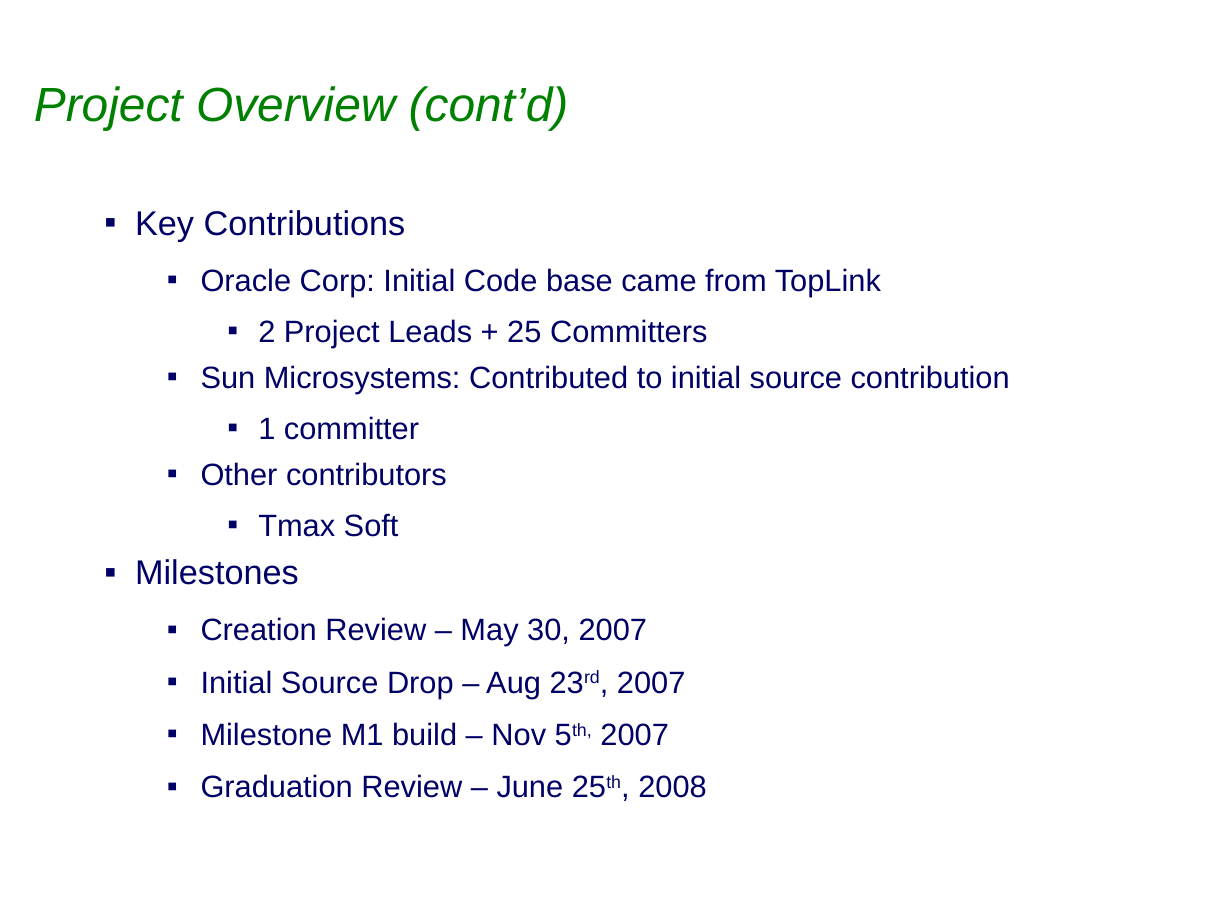
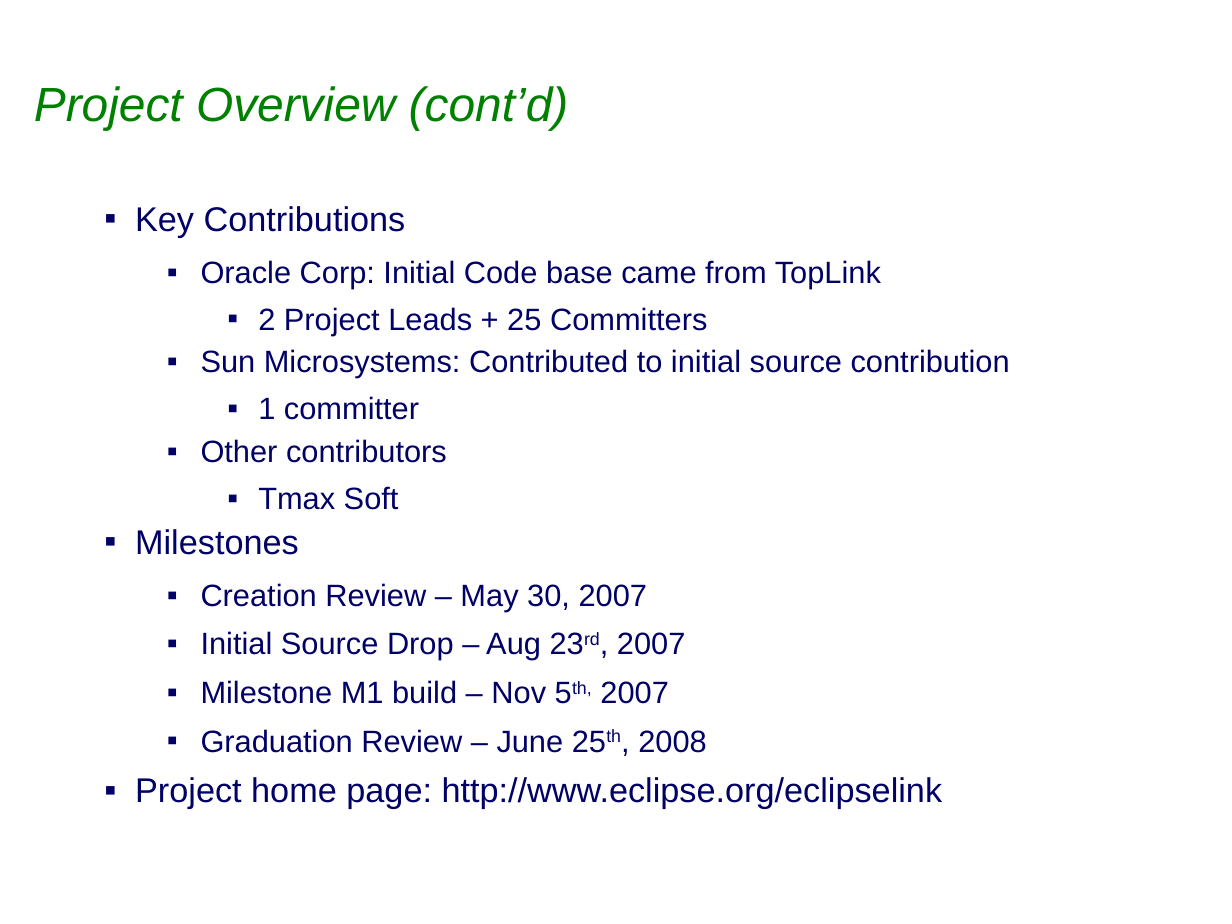
Before and after one commit to eclipse-ee4j/eclipselink, a slide deck: slide 3 of project-admin/Graduation_Review.ppt. Drawn at 1232x924 pixels with LibreOffice and Linux fonts; fonts in the diff are those of the drawing; background and template pictures are left out. Boxes give left, top, right and bottom in pixels: in the first picture for what was removed or moved away, otherwise in the second. Text is boxed around its words. In the diff, an @@ line names an element or a change of style, - is before the commit and + after.

Commit message:
Prep for 1st Draft of Graduation review

```diff
--- a/project-admin/Graduation_Review.ppt
+++ b/project-admin/Graduation_Review.ppt
@@ text at [135,206,1010,753]: line spacing 1 to 0.9 @@
@@ text at [135,777,943,809]: paragraph added @@
+▪ Project home page: http://www.eclipse.org/eclipselink
```
Also in this commit, not shown: 1 slide added.
